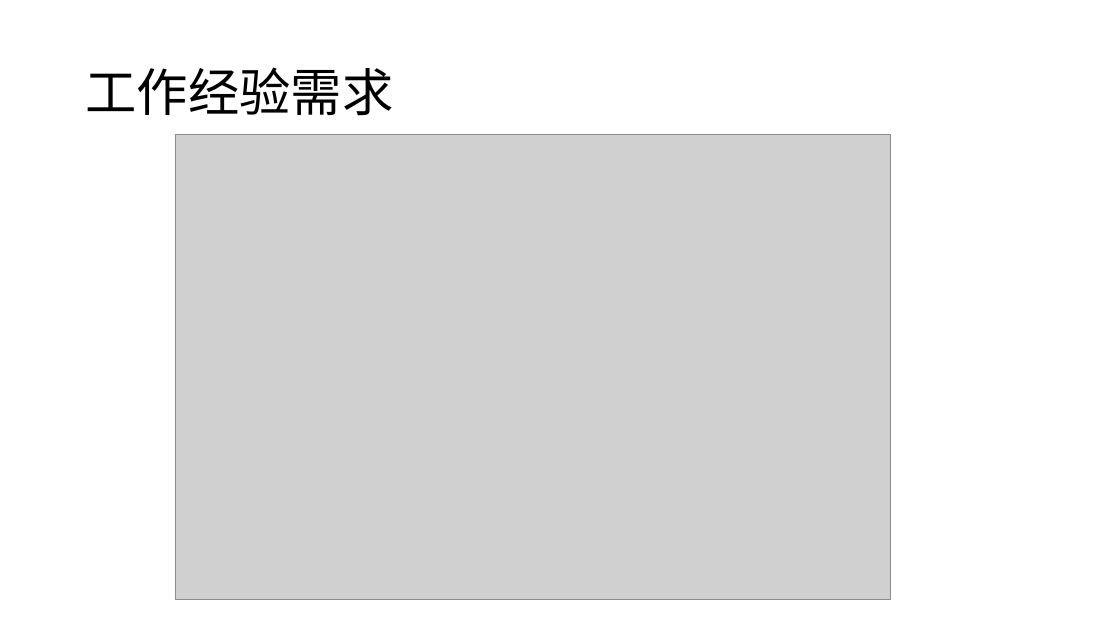
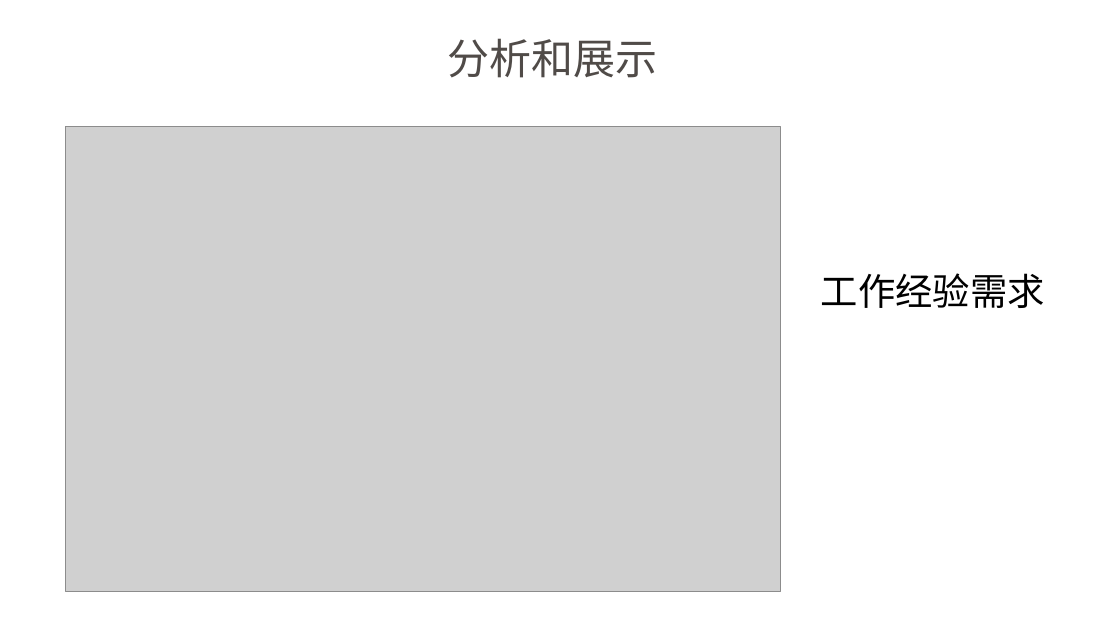
Before and after one commit to ShiyuNie/DataAnalysisSample-python, a slide deck: slide 13 of LagouAnalyst.pptx (slide 8 before the commit). Drawn at 1120x630 pixels with LibreOffice and Linux fonts; fonts in the diff are those of the drawing; grey boxes stand for pictures. Boxes give left, top, right and bottom in pixels: in the first picture for what was removed or moved away, otherwise in the second. Text is boxed around its words. In the diff, an @@ line names an element or a change of style, - is before the commit and + after.

```diff
--- a/LagouAnalyst.pptx
+++ b/LagouAnalyst.pptx
@@ text added at [447,38,657,78], 36 pt, text #504B48 @@
+分析和展示
@@ picture: place and size @@
-picture at [176,134,891,600]
+picture at [66,127,781,592]
@@ title "工作经验需求": place and size @@
-title "工作经验需求" at [85,67,393,116]
+title "工作经验需求" at [821,273,1045,308]
@@ title "工作经验需求" at [821,273,1045,308]: size 44 to 32 pt @@
```
Also in this commit, not shown: 13 other slides changed, 8 slides added, 3 slides removed.
